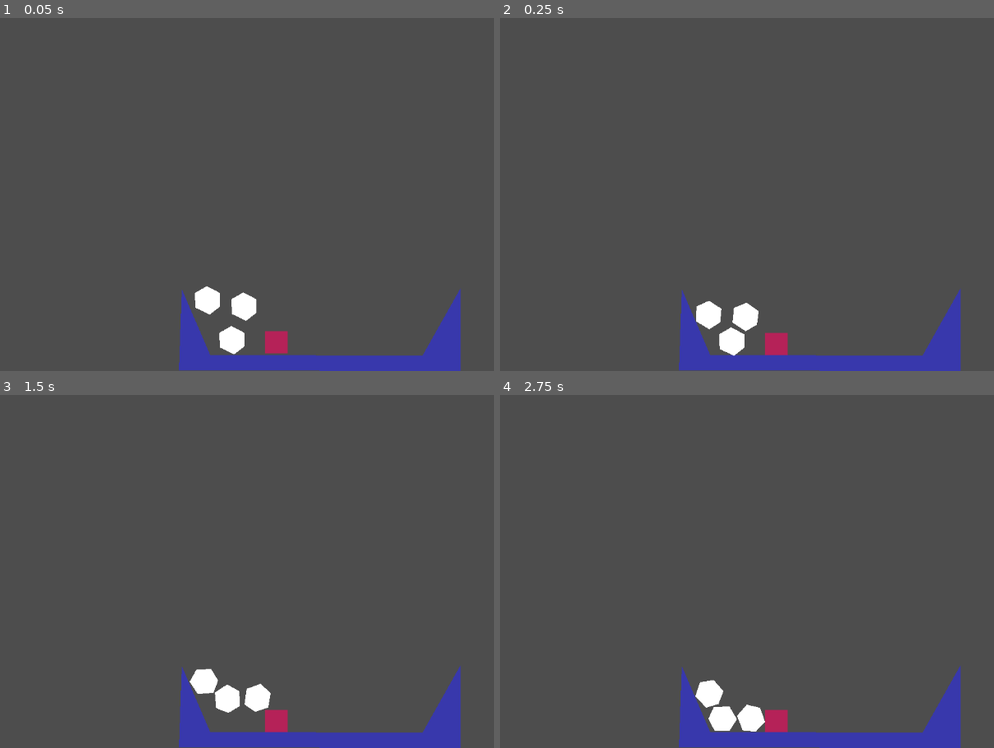
Above: before the commit, frames 1-4 (two rows, left to right).
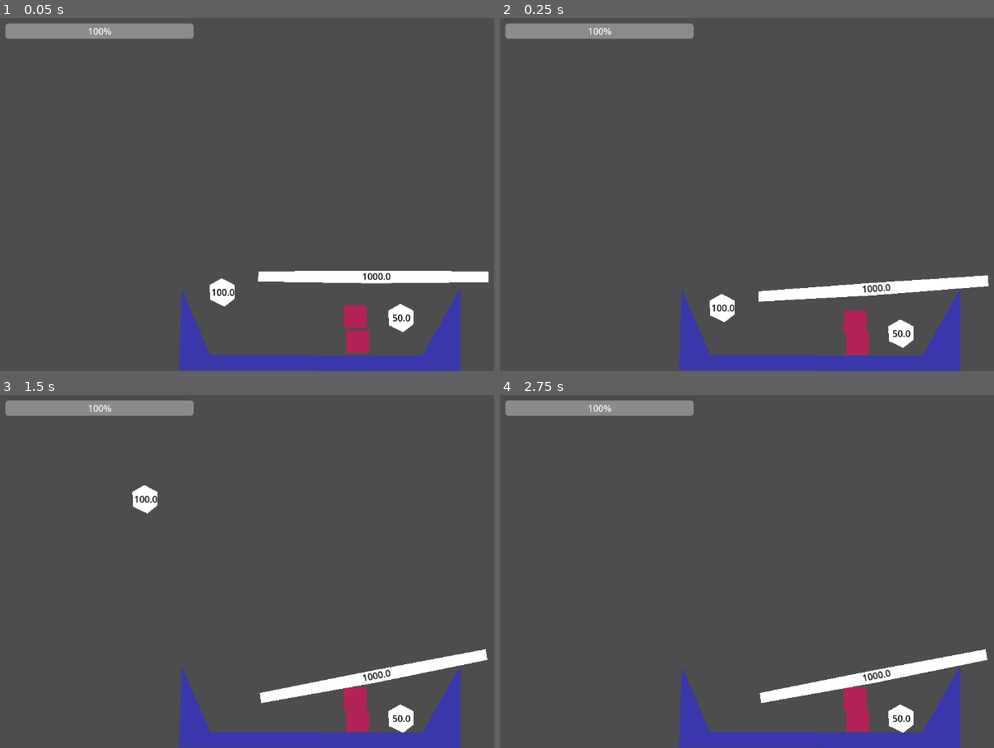
Above: after the commit, the same moments.

Repository: dhdorr/LD57-Depths
Game: Godot game, scene res://Scenes/test_world_1.tscn
Same seed, same stepped clock (60 frames per second), same inputs: the game is played once before the commit and once after it.
Inputs (mouse positions are in pixels of both pictures, inside the frame that each line leads up to):
- Up to frame 1 (0.05 s): no input
- Up to frame 2 (0.25 s): no input
- Up to frame 3 (1.5 s): move the mouse to (232, 719) at 0.52 s; press the mouse at (232, 719) at 0.53 s; move the mouse to (177, 582) at 1.27 s; release the mouse at (177, 582) at 1.28 s; click (177, 582) at 1.35 s
- Up to frame 4 (2.75 s): move the mouse to (875, 483) at 2.02 s; press the mouse at (875, 483) at 2.03 s

The runs differ from the first frame. In frame 1, 5.5% of the frame differs, in the area x 0-100%, y 1-96%; in frame 2, 5.4%; in frame 3, 5.5%, in the area x 0-99%, y 1-96%; in frame 4, 5.3%.

Commit message:
a whole lotta nothin

Diff:
--- /dev/null
+++ b/ld57-deep-pockets/Scenes/long_pickable_object.tscn
@@ -0,0 +1,41 @@
+[gd_scene load_steps=4 format=3 uid="uid://bypm6yvavsty5"]
+
+[ext_resource type="Script" uid="uid://dpueh5ilfxfld" path="res://Scripts/pickable.gd" id="1_2hfre"]
+
+[sub_resource type="RectangleShape2D" id="RectangleShape2D_2hfre"]
+size = Vector2(405, 20)
+
+[sub_resource type="RectangleShape2D" id="RectangleShape2D_v5j0u"]
+size = Vector2(405, 20)
+
+[node name="RigidBody2D" type="RigidBody2D" groups=["obj"]]
+mass = 1000.0
+contact_monitor = true
+max_contacts_reported = 4
+script = ExtResource("1_2hfre")
+
+[node name="CollisionShape2D" type="CollisionShape2D" parent="."]
+position = Vector2(0.5, 0)
+shape = SubResource("RectangleShape2D_2hfre")
+
+[node name="Polygon2D" type="Polygon2D" parent="."]
+polygon = PackedVector2Array(-2, -10, 203, -9, 203, 10, 0, 12, -202, 9, -201, -9)
+
+[node name="Area2D" type="Area2D" parent="."]
+
+[node name="CollisionShape2D2" type="CollisionShape2D" parent="Area2D"]
+position = Vector2(0.5, 0)
+shape = SubResource("RectangleShape2D_v5j0u")
+
+[node name="Label" type="Label" parent="."]
+offset_left = -19.0
+offset_top = -12.0
+offset_right = 21.0
+offset_bottom = 11.0
+size_flags_horizontal = 4
+theme_override_colors/font_color = Color(0, 0, 0, 1)
+text = "10"
+horizontal_alignment = 1
+
+[connection signal="input_event" from="Area2D" to="." method="_on_area_2d_input_event"]
+[connection signal="mouse_entered" from="Area2D" to="." method="_on_area_2d_mouse_entered"]
--- /dev/null
+++ b/ld57-deep-pockets/Scenes/pickable_object.tscn
@@ -0,0 +1,36 @@
+[gd_scene load_steps=3 format=3 uid="uid://lpiibsn5rwvf"]
+
+[ext_resource type="Script" uid="uid://dpueh5ilfxfld" path="res://Scripts/pickable.gd" id="1_fe0dt"]
+
+[sub_resource type="CircleShape2D" id="CircleShape2D_u8f86"]
+radius = 25.0
+
+[node name="RigidBody2D" type="RigidBody2D" groups=["obj"]]
+mass = 500.0
+contact_monitor = true
+max_contacts_reported = 4
+script = ExtResource("1_fe0dt")
+
+[node name="CollisionShape2D" type="CollisionShape2D" parent="."]
+shape = SubResource("CircleShape2D_u8f86")
+
+[node name="Polygon2D" type="Polygon2D" parent="."]
+polygon = PackedVector2Array(-1, -25, 22, -13, 22, 11, 4, 25, -21, 13, -22, -13)
+
+[node name="Area2D" type="Area2D" parent="."]
+
+[node name="CollisionShape2D2" type="CollisionShape2D" parent="Area2D"]
+shape = SubResource("CircleShape2D_u8f86")
+
+[node name="Label" type="Label" parent="."]
+offset_left = -19.0
+offset_top = -12.0
+offset_right = 21.0
+offset_bottom = 11.0
+size_flags_horizontal = 4
+theme_override_colors/font_color = Color(0, 0, 0, 1)
+text = "10"
+horizontal_alignment = 1
+
+[connection signal="input_event" from="Area2D" to="." method="_on_area_2d_input_event"]
+[connection signal="mouse_entered" from="Area2D" to="." method="_on_area_2d_mouse_entered"]
--- a/ld57-deep-pockets/Scenes/test_world_1.tscn
+++ b/ld57-deep-pockets/Scenes/test_world_1.tscn
@@ -1,9 +1,8 @@
-[gd_scene load_steps=4 format=3 uid="uid://s6cm15bs64ts"]
+[gd_scene load_steps=5 format=3 uid="uid://s6cm15bs64ts"]
 
-[ext_resource type="Script" uid="uid://dpueh5ilfxfld" path="res://Scripts/pickable.gd" id="1_jveei"]
-
-[sub_resource type="CircleShape2D" id="CircleShape2D_u8f86"]
-radius = 25.0
+[ext_resource type="PackedScene" uid="uid://lpiibsn5rwvf" path="res://Scenes/pickable_object.tscn" id="1_n11vw"]
+[ext_resource type="Script" uid="uid://ddjn4jbqo4lib" path="res://Scripts/ui.gd" id="2_n11vw"]
+[ext_resource type="PackedScene" uid="uid://bypm6yvavsty5" path="res://Scenes/long_pickable_object.tscn" id="4_lilgb"]
 
 [sub_resource type="RectangleShape2D" id="RectangleShape2D_jveei"]
 size = Vector2(40, 40)
@@ -19,55 +18,12 @@
 color = Color(0.219608, 0.219608, 0.678431, 1)
 polygon = PackedVector2Array(354, 504, 404, 620, 777, 621, 844, 502, 844, 648, 349, 647)
 
-[node name="RigidBody2D" type="RigidBody2D" parent="." groups=["obj"]]
-position = Vector2(442, 593)
-mass = 500.0
-contact_monitor = true
-max_contacts_reported = 4
-script = ExtResource("1_jveei")
-metadata/_edit_group_ = true
-
-[node name="CollisionShape2D" type="CollisionShape2D" parent="RigidBody2D"]
-shape = SubResource("CircleShape2D_u8f86")
-
-[node name="Polygon2D" type="Polygon2D" parent="RigidBody2D"]
-polygon = PackedVector2Array(-1, -25, 22, -13, 22, 11, 4, 25, -21, 13, -22, -13)
-
-[node name="Area2D" type="Area2D" parent="RigidBody2D"]
-
-[node name="CollisionShape2D2" type="CollisionShape2D" parent="RigidBody2D/Area2D"]
-shape = SubResource("CircleShape2D_u8f86")
-
-[node name="RigidBody2D3" type="RigidBody2D" parent="." groups=["obj"]]
-position = Vector2(463, 534)
-mass = 250.0
-contact_monitor = true
-max_contacts_reported = 4
-script = ExtResource("1_jveei")
-metadata/_edit_group_ = true
-
-[node name="CollisionShape2D" type="CollisionShape2D" parent="RigidBody2D3"]
-shape = SubResource("CircleShape2D_u8f86")
-
-[node name="Polygon2D" type="Polygon2D" parent="RigidBody2D3"]
-polygon = PackedVector2Array(-1, -25, 22, -13, 22, 11, 4, 25, -21, 13, -22, -13)
-
-[node name="RigidBody2D4" type="RigidBody2D" parent="." groups=["obj"]]
-position = Vector2(399, 523)
-mass = 50.0
-contact_monitor = true
-max_contacts_reported = 4
-script = ExtResource("1_jveei")
-metadata/_edit_group_ = true
-
-[node name="CollisionShape2D" type="CollisionShape2D" parent="RigidBody2D4"]
-shape = SubResource("CircleShape2D_u8f86")
-
-[node name="Polygon2D" type="Polygon2D" parent="RigidBody2D4"]
-polygon = PackedVector2Array(-1, -25, 22, -13, 22, 11, 4, 25, -21, 13, -22, -13)
+[node name="RigidBody2D" parent="." instance=ExtResource("1_n11vw")]
+position = Vector2(425, 509)
+mass = 100.0
 
 [node name="RigidBody2D2" type="RigidBody2D" parent="."]
-position = Vector2(520, 597)
+position = Vector2(663, 596)
 mass = 800.0
 metadata/_edit_group_ = true
 
@@ -78,5 +34,36 @@
 color = Color(0.712367, 0.135714, 0.346475, 1)
 polygon = PackedVector2Array(-20, -20, 20, -20, 20, 19, -20, 19)
 
-[connection signal="input_event" from="RigidBody2D/Area2D" to="RigidBody2D" method="_on_area_2d_input_event"]
-[connection signal="mouse_entered" from="RigidBody2D/Area2D" to="RigidBody2D" method="_on_area_2d_mouse_entered"]
+[node name="RigidBody2D5" type="RigidBody2D" parent="."]
+position = Vector2(659, 552)
+mass = 800.0
+metadata/_edit_group_ = true
+
+[node name="CollisionShape2D" type="CollisionShape2D" parent="RigidBody2D5"]
+shape = SubResource("RectangleShape2D_jveei")
+
+[node name="Polygon2D" type="Polygon2D" parent="RigidBody2D5"]
+color = Color(0.712367, 0.135714, 0.346475, 1)
+polygon = PackedVector2Array(-20, -20, 20, -20, 20, 19, -20, 19)
+
+[node name="RigidBody2D3" parent="." instance=ExtResource("1_n11vw")]
+position = Vector2(739, 554)
+mass = 50.0
+
+[node name="UI" type="Control" parent="."]
+layout_mode = 3
+anchors_preset = 0
+offset_right = 40.0
+offset_bottom = 40.0
+script = ExtResource("2_n11vw")
+
+[node name="ProgressBar" type="ProgressBar" parent="UI"]
+layout_mode = 0
+offset_left = 44.0
+offset_top = 37.0
+offset_right = 375.0
+offset_bottom = 64.0
+value = 100.0
+
+[node name="RigidBody2D4" parent="." instance=ExtResource("4_lilgb")]
+position = Vector2(690, 481)
--- /dev/null
+++ b/ld57-deep-pockets/Scenes/test_world_3d.tscn
@@ -0,0 +1,69 @@
+[gd_scene load_steps=7 format=3 uid="uid://ccsbwlpp4ex0h"]
+
+[ext_resource type="Script" uid="uid://bv5ofw4ch6ld6" path="res://Scripts/ball_3d.gd" id="1_ff8mk"]
+
+[sub_resource type="ProceduralSkyMaterial" id="ProceduralSkyMaterial_ywed5"]
+sky_horizon_color = Color(0.662243, 0.671743, 0.686743, 1)
+ground_horizon_color = Color(0.662243, 0.671743, 0.686743, 1)
+
+[sub_resource type="Sky" id="Sky_ff8mk"]
+sky_material = SubResource("ProceduralSkyMaterial_ywed5")
+
+[sub_resource type="Environment" id="Environment_hkcan"]
+background_mode = 2
+sky = SubResource("Sky_ff8mk")
+tonemap_mode = 2
+glow_enabled = true
+
+[sub_resource type="SphereShape3D" id="SphereShape3D_ywed5"]
+
+[sub_resource type="SphereShape3D" id="SphereShape3D_ff8mk"]
+radius = 1.0
+
+[node name="Node3D" type="Node3D"]
+
+[node name="WorldEnvironment" type="WorldEnvironment" parent="."]
+environment = SubResource("Environment_hkcan")
+
+[node name="DirectionalLight3D" type="DirectionalLight3D" parent="."]
+transform = Transform3D(-0.866025, -0.433013, 0.25, 0, 0.5, 0.866025, -0.5, 0.75, -0.433013, 0, 0, 0)
+shadow_enabled = true
+
+[node name="RigidBody3D" type="RigidBody3D" parent="."]
+transform = Transform3D(1, 0, 0, 0, 1, 0, 0, 0, 1, 0, 9.76118, 0)
+mass = 500.0
+contact_monitor = true
+max_contacts_reported = 4
+script = ExtResource("1_ff8mk")
+
+[node name="CollisionShape3D" type="CollisionShape3D" parent="RigidBody3D"]
+shape = SubResource("SphereShape3D_ywed5")
+
+[node name="CSGSphere3D" type="CSGSphere3D" parent="RigidBody3D"]
+
+[node name="Area3D" type="Area3D" parent="RigidBody3D"]
+transform = Transform3D(1, 0, 0, 0, 1, 0, 0, 0, 1, 0, -0.0428638, 0)
+visible = false
+
+[node name="CollisionShape3D" type="CollisionShape3D" parent="RigidBody3D/Area3D"]
+shape = SubResource("SphereShape3D_ff8mk")
+
+[node name="Marker3D" type="Marker3D" parent="."]
+transform = Transform3D(1, 0, 0, 0, 0.830246, 0.557397, 0, -0.557397, 0.830246, 0, 0, 0)
+
+[node name="Camera3D" type="Camera3D" parent="Marker3D"]
+transform = Transform3D(1, 0, 0, 0, 1, 2.98023e-08, 0, -2.98023e-08, 1, 0, 3.17232, 7.97563)
+
+[node name="CSGCombiner3D" type="CSGCombiner3D" parent="."]
+use_collision = true
+
+[node name="CSGCylinder3D" type="CSGCylinder3D" parent="CSGCombiner3D"]
+radius = 1.0
+
+[node name="CSGCylinder3D2" type="CSGCylinder3D" parent="CSGCombiner3D"]
+transform = Transform3D(1, 0, 0, 0, 1, 0, 0, 0, 1, 0, 0.1, 0)
+operation = 2
+radius = 0.75
+
+[connection signal="input_event" from="RigidBody3D" to="RigidBody3D" method="_on_input_event"]
+[connection signal="input_event" from="RigidBody3D/Area3D" to="RigidBody3D" method="_on_area_3d_input_event"]
--- /dev/null
+++ b/ld57-deep-pockets/Scenes/world_1.tscn
@@ -0,0 +1,3 @@
+[gd_scene format=3 uid="uid://dv4gpqcijehjb"]
+
+[node name="World_1" type="Node2D"]
--- /dev/null
+++ b/ld57-deep-pockets/Scripts/ball_3d.gd
@@ -0,0 +1,33 @@
+extends RigidBody3D
+
+var grabbed = false
+
+func _physics_process(delta: float) -> void:
+	var collision = self.move_and_collide(self.linear_velocity * delta, true)
+	if collision:
+		self.linear_velocity = self.linear_velocity.bounce(collision.get_normal())
+		print(self.linear_velocity)
+	if grabbed:
+		self.linear_velocity = Vector3.ZERO
+
+		var m_x = get_viewport().get_mouse_position().x
+		var m_y = get_viewport().get_mouse_position().y
+		var t_v = Vector3(self.position.x, self.position.y, self.position.z)
+		var t_dir = t_v.direction_to(Vector3(self.position.x, m_y, self.position.z))
+		var t_dist = t_v.distance_to(Vector3(self.position.x, m_y, self.position.z))
+		#var dir1 = self.position.direction_to(Vector3(m_x, m_y, self.position.z))
+		#var dist = self.position.distance_to(Vector3(m_x, m_y, self.position.z))
+		#self.move_and_collide(t_dir * t_dist * delta)
+		self.position = Vector3(self.position.x, m_y, self.position.z)
+
+
+func _on_input_event(camera: Node, event: InputEvent, event_position: Vector3, normal: Vector3, shape_idx: int) -> void:
+	print("picked")
+	if event.is_action_pressed("grab"):
+		grabbed = true
+
+
+func _on_area_3d_input_event(camera: Node, event: InputEvent, event_position: Vector3, normal: Vector3, shape_idx: int) -> void:
+	print("picked2")
+	if event.is_action_pressed("grab"):
+		grabbed = true
--- /dev/null
+++ b/ld57-deep-pockets/Scripts/mouse_shape.gd
@@ -0,0 +1,4 @@
+extends StaticBody2D
+
+func _physics_process(delta: float) -> void:
+	self.position = get_viewport().get_mouse_position()
--- a/ld57-deep-pockets/Scripts/pickable.gd
+++ b/ld57-deep-pockets/Scripts/pickable.gd
@@ -1,6 +1,11 @@
 extends RigidBody2D
+@onready var progress_bar: ProgressBar = $"../UI/ProgressBar"
 
 var StateGrabbed = false
+
+func _ready() -> void:
+	$Label.text = str(self.mass)
+
 
 func _on_area_2d_mouse_entered() -> void:
 	print("mouse entered shape...")
@@ -16,15 +21,44 @@
 
 func _physics_process(delta: float) -> void:
 	if StateGrabbed:
-
 		var distance2 = self.position.distance_squared_to(get_viewport().get_mouse_position())
 		var distance1 = self.position.distance_to(get_viewport().get_mouse_position())
 		var direction = self.position.direction_to(get_viewport().get_mouse_position())
-		var collision = self.move_and_collide(direction * distance1, true)
+		var collision = self.move_and_collide(direction * distance1 * delta, true)
 
 		#self.move_and_collide(direction * distance1 / 20)
-		self.linear_velocity = direction * distance1
 
+		self.linear_velocity = direction * distance2 * 2 * delta
+
+		var weight = 0.0
+		if collision:
+			for b in self.get_colliding_bodies():
+
+				if b.is_in_group("obj"):
+					var t = b as RigidBody2D
+					print(collision.get_normal())
+					print("prechange vel: ", self.linear_velocity)
+					if collision.get_normal().y > 0:
+						weight += t.mass * collision.get_normal().y
+
+
+		#print("weight: ", weight)
+		var final_weight = mass
+		if weight > 50 && 100 > weight:
+			final_weight = mass + 75
+		elif weight > 100 && 150 > weight:
+			final_weight = mass + 125
+		elif weight > 150 && 200 > weight:
+			final_weight = mass + 175
+		elif weight > 200 && 300 > weight:
+			final_weight = mass + 250
+		elif weight > 300 && 1000 > weight:
+			final_weight = mass + 500
+		#print("final weight: ", final_weight)
+
+		progress_bar.value = progress_bar.value - (final_weight / 50 * delta)
+	else:
+		progress_bar.value = progress_bar.value + (1 * delta)
 
 func _input(event: InputEvent) -> void:
 	if StateGrabbed and event.is_action_released("grab"):
@@ -34,4 +68,4 @@
 		var distance2 = self.position.distance_squared_to(get_viewport().get_mouse_position())
 		var distance1 = self.position.distance_to(get_viewport().get_mouse_position())
 		var direction = self.position.direction_to(get_viewport().get_mouse_position())
-		self.apply_central_impulse(direction * distance2)
+		self.apply_central_impulse(direction * distance1)
--- /dev/null
+++ b/ld57-deep-pockets/Scripts/ui.gd
@@ -0,0 +1 @@
+extends Control
Not shown, added: ld57-deep-pockets/Scripts/ball_3d.gd.uid
Not shown, added: ld57-deep-pockets/Scripts/mouse_shape.gd.uid
Not shown, added: ld57-deep-pockets/Scripts/ui.gd.uid
